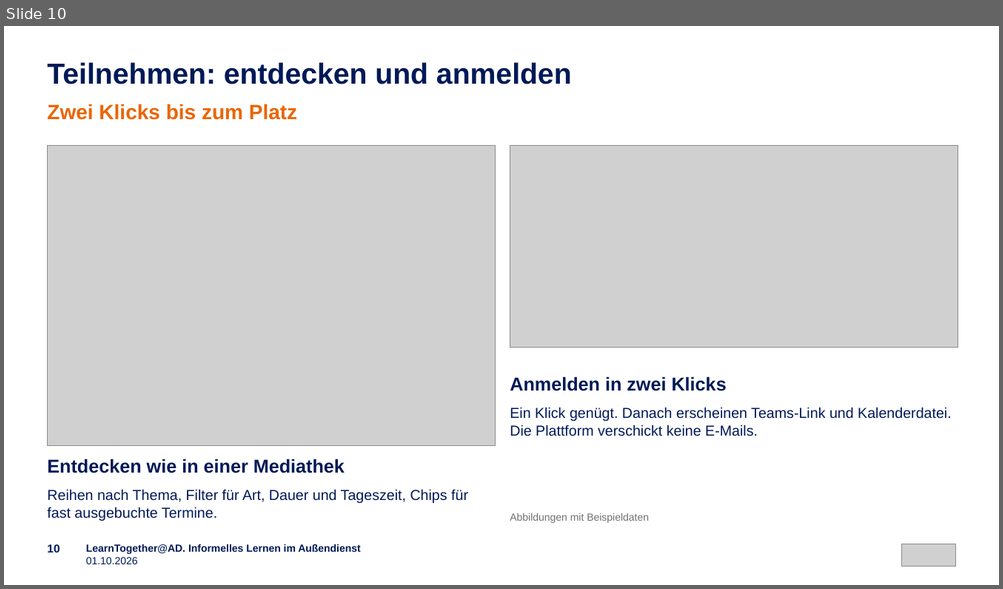
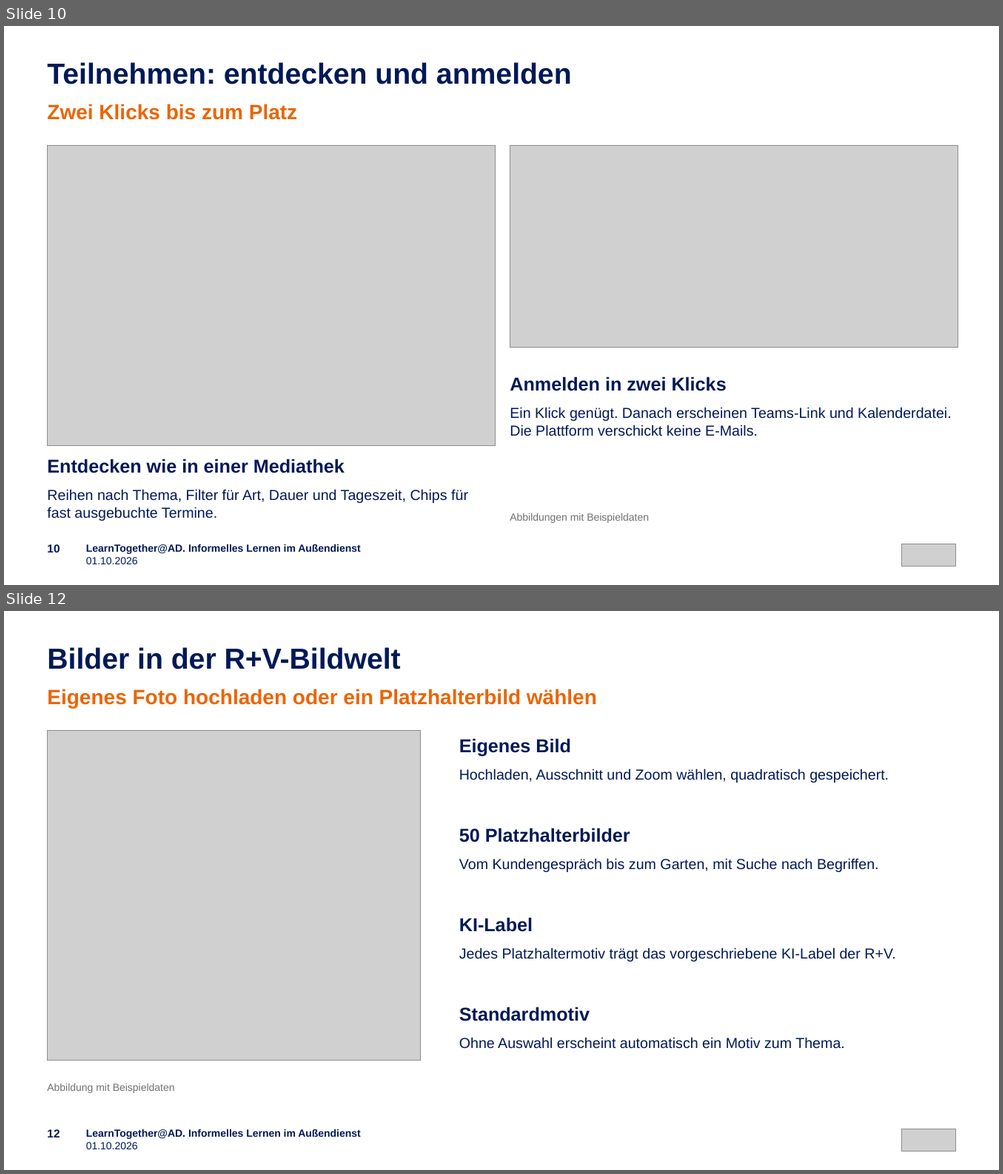
Before and after one commit to emplush/ruv_learntogether, a slide deck: docs/LearnTogether-AD_Praesentation.pptx. Shown one above the other, each under a label of ours: slide 10 before the commit, slides 10 and 12 after it; the slides between them are not shown. The pictures are 1003x589 and 1003x1174 pixels, drawn with LibreOffice and Linux fonts; fonts in the diff are those of the drawing; grey boxes stand for pictures. Boxes give left, top, right and bottom in pixels: in the first picture for what was removed or moved away, otherwise in the second. Text is boxed around its words. In the diff, an @@ line names an element or a change of style, - is before the commit and + after.

```diff
--- a/docs/LearnTogether-AD_Praesentation.pptx
+++ b/docs/LearnTogether-AD_Praesentation.pptx
@@ slide 12 added at (x1=4, y1=611, x2=999, y2=1170), background #FFFFFF @@
@@ text added at (x1=47, y1=647, x2=401, y2=669), 28 pt, text #001957, bold @@
+Bilder in der R+V-Bildwelt
@@ text added at (x1=47, y1=689, x2=597, y2=708), 20 pt, text #EB6504, bold @@
+Eigenes Foto hochladen oder ein Platzhalterbild wählen
@@ picture added at (x1=47, y1=730, x2=421, y2=1061) @@
@@ text added at (x1=459, y1=738, x2=571, y2=757), 18 pt, text #001957, bold @@
+Eigenes Bild
@@ text added at (x1=459, y1=769, x2=888, y2=783), 14 pt, text #001957 @@
+Hochladen, Ausschnitt und Zoom wählen, quadratisch gespeichert.
@@ text added at (x1=459, y1=828, x2=630, y2=843), 18 pt, text #001957, bold @@
+50 Platzhalterbilder
@@ text added at (x1=459, y1=858, x2=879, y2=872), 14 pt, text #001957 @@
+Vom Kundengespräch bis zum Garten, mit Suche nach Begriffen.
@@ text added at (x1=459, y1=917, x2=532, y2=932), 18 pt, text #001957, bold @@
+KI-Label
@@ text added at (x1=459, y1=948, x2=895, y2=962), 14 pt, text #001957 @@
+Jedes Platzhaltermotiv trägt das vorgeschriebene KI-Label der R+V.
@@ text added at (x1=459, y1=1007, x2=589, y2=1022), 18 pt, text #001957, bold @@
+Standardmotiv
@@ text added at (x1=459, y1=1037, x2=845, y2=1049), 14 pt, text #001957 @@
+Ohne Auswahl erscheint automatisch ein Motiv zum Thema.
@@ text added at (x1=47, y1=1084, x2=175, y2=1093), 10 pt, text #707070 @@
+Abbildung mit Beispieldaten
@@ text added at (x1=47, y1=1130, x2=60, y2=1138), 11 pt, text #001957, bold @@
+12
@@ text added at (x1=86, y1=1130, x2=360, y2=1150), 10 pt, text #001957, bold @@
+LearnTogether@AD. Informelles Lernen im Außendienst
+01.10.2026
@@ picture added at (x1=902, y1=1130, x2=956, y2=1151) @@
```
Also in this commit, not shown: 16 slides changed, 1 other slide added.
